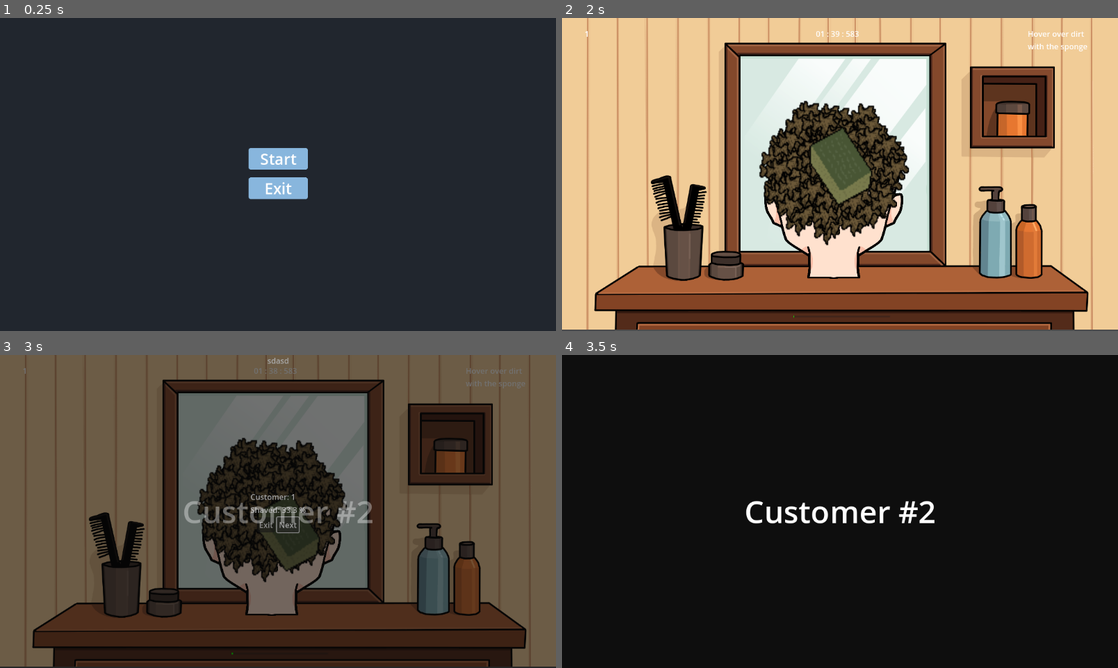
Above: before the commit, frames 1-4 (two rows, left to right).
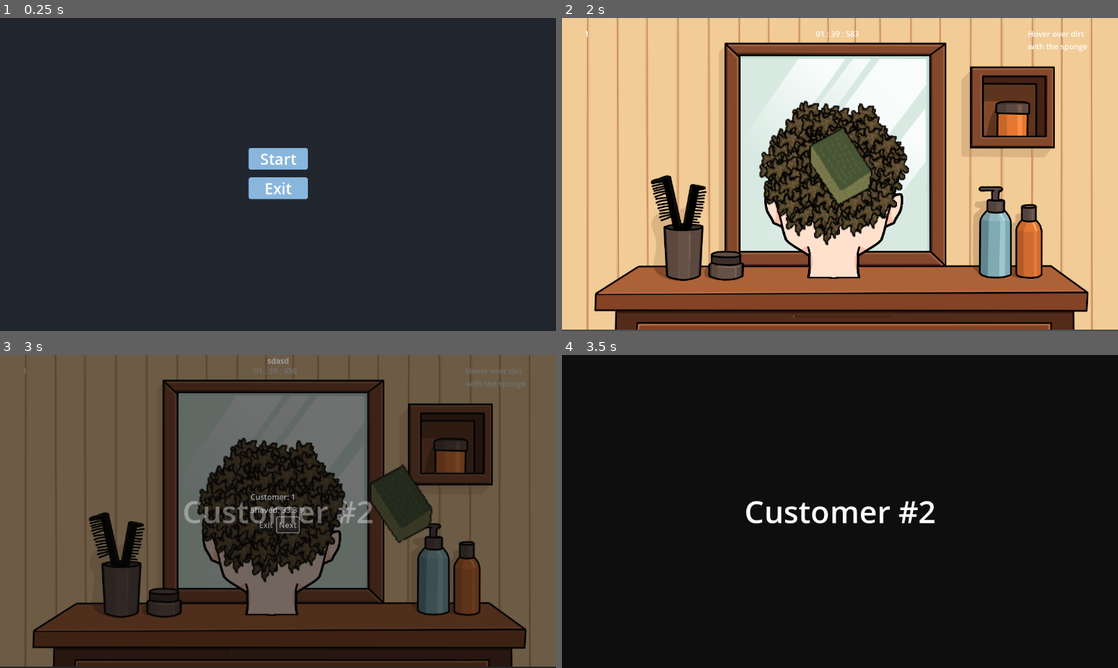
Above: after the commit, the same moments.

Repository: Warreign/fortune-favors-the-bold
Game: Godot game, scene res://MainMenu/MainMenu.tscn
Same seed, same stepped clock (60 frames per second), same inputs: the game is played once before the commit and once after it.
Inputs (mouse positions are in pixels of both pictures, inside the frame that each line leads up to):
- Up to frame 1 (0.25 s): no input
- Up to frame 2 (2 s): click "Start" at 0.5 s; click "Start" at 1.25 s
- Up to frame 3 (3 s): tap Enter at 2 s; move the mouse to (400, 495) at 2.02 s; tap G (_end_level) at 2.1 s; click "Next" at 2.75 s
- Up to frame 4 (3.5 s): no input

Frames 1-2 are identical in both runs. In frame 3, 2.3% of the frame differs, in the area x 41-78%, y 4-96%; in frame 4, nothing differs.

Commit message:
added pause

Diff:
--- a/Levels/Customer.gd
+++ b/Levels/Customer.gd
@@ -32,3 +32,4 @@
 			var level_end_instance = preload(level_end_widget_path).instantiate()
 			add_child(level_end_instance)
 			level_end_instance.initialize_level_end(customer_number, 33.3)
+			is_paused = true
--- a/Scripts/hair_spawner.gd
+++ b/Scripts/hair_spawner.gd
@@ -46,6 +46,12 @@
 		$CorrectTimer.start()
 		$ThinkTimer.start()
 		current_iteration += 1
+
+	if $"..".is_paused:
+		$ThinkTimer.paused = true
+
+	if not $"..".is_paused and $ThinkTimer.paused:
+		$ThinkTimer.paused = false
 
 	var wt = $ThinkTimer.wait_time
 	var tl = $ThinkTimer.time_left
--- a/Scripts/shaver.gd
+++ b/Scripts/shaver.gd
@@ -5,10 +5,11 @@
 const SPEED := 50.0
 
 func _physics_process(_delta: float) -> void:
-	var mouse_pos := get_global_mouse_position()
-	mouse_pos.x -= $ColorRect.size.x
-	mouse_pos.y -= $ColorRect.size.y
+	if not $"..".is_paused:
+		var mouse_pos := get_global_mouse_position()
+		mouse_pos.x -= $ColorRect.size.x
+		mouse_pos.y -= $ColorRect.size.y
 
-	var diff := mouse_pos - global_position
-	velocity = diff * SPEED
-	move_and_slide()
+		var diff := mouse_pos - global_position
+		velocity = diff * SPEED
+		move_and_slide()
